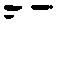
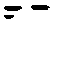
Revision of a layered 64 × 64 image; what changed, layer by layer:
painted on "圖層 1" over (4, 5, 53, 9)
